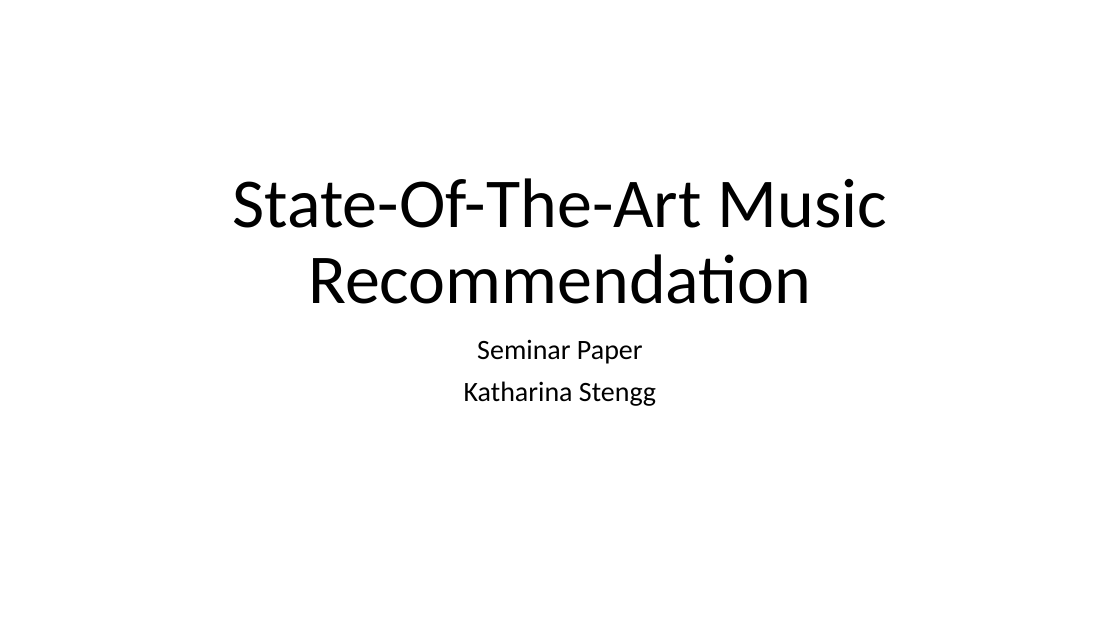
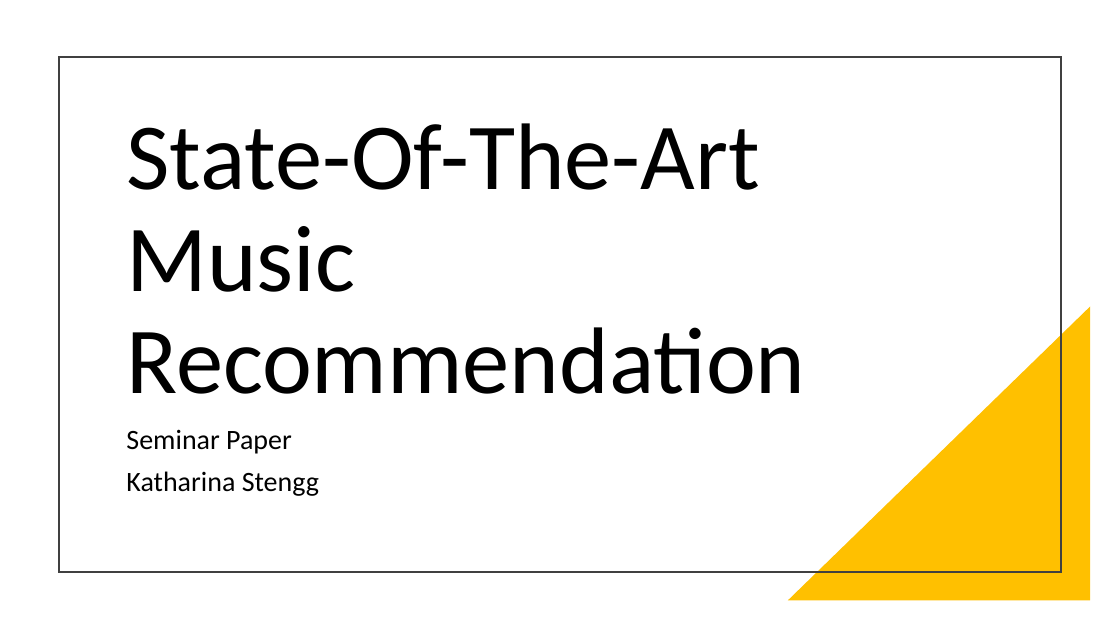
Before and after one commit to stenglx/seminar_ai, a slide deck: slide 1 of State-Of-The-Art Music Recommendation.pptx. Drawn at 1120x630 pixels with LibreOffice and Linux fonts; fonts in the diff are those of the drawing. Boxes give left, top, right and bottom in pixels: in the first picture for what was removed or moved away, otherwise in the second. Text is boxed around its words. In the diff, an @@ line names an element or a change of style, - is before the commit and + after.

```diff
--- a/State-Of-The-Art Music Recommendation.pptx
+++ b/State-Of-The-Art Music Recommendation.pptx
@@ rectangle added at (59,57,1061,572), outline #404040 1.5 pt @@
@@ title "State-Of-The-Art Music Recommendation": place and size @@
-title "State-Of-The-Art Music Recommendation" at (233,178,887,304)
+title "State-Of-The-Art Music Recommendation" at (126,123,805,394)
@@ title "State-Of-The-Art Music Recommendation" at (126,123,805,394): size 60 to 81 pt; alignment centre to left @@
@@ right triangle added at (788,307,1091,601), fill #FFC000 @@
@@ subtitle "Seminar Paper": place and size @@
-subtitle "Seminar Paper" at (464,339,656,406)
+subtitle "Seminar Paper" at (126,429,319,496)
@@ subtitle "Seminar Paper" at (126,429,319,496): alignment centre to left @@
```
Also in this commit, not shown: 2 other slides changed, 2 slides added, 1 slide removed.
